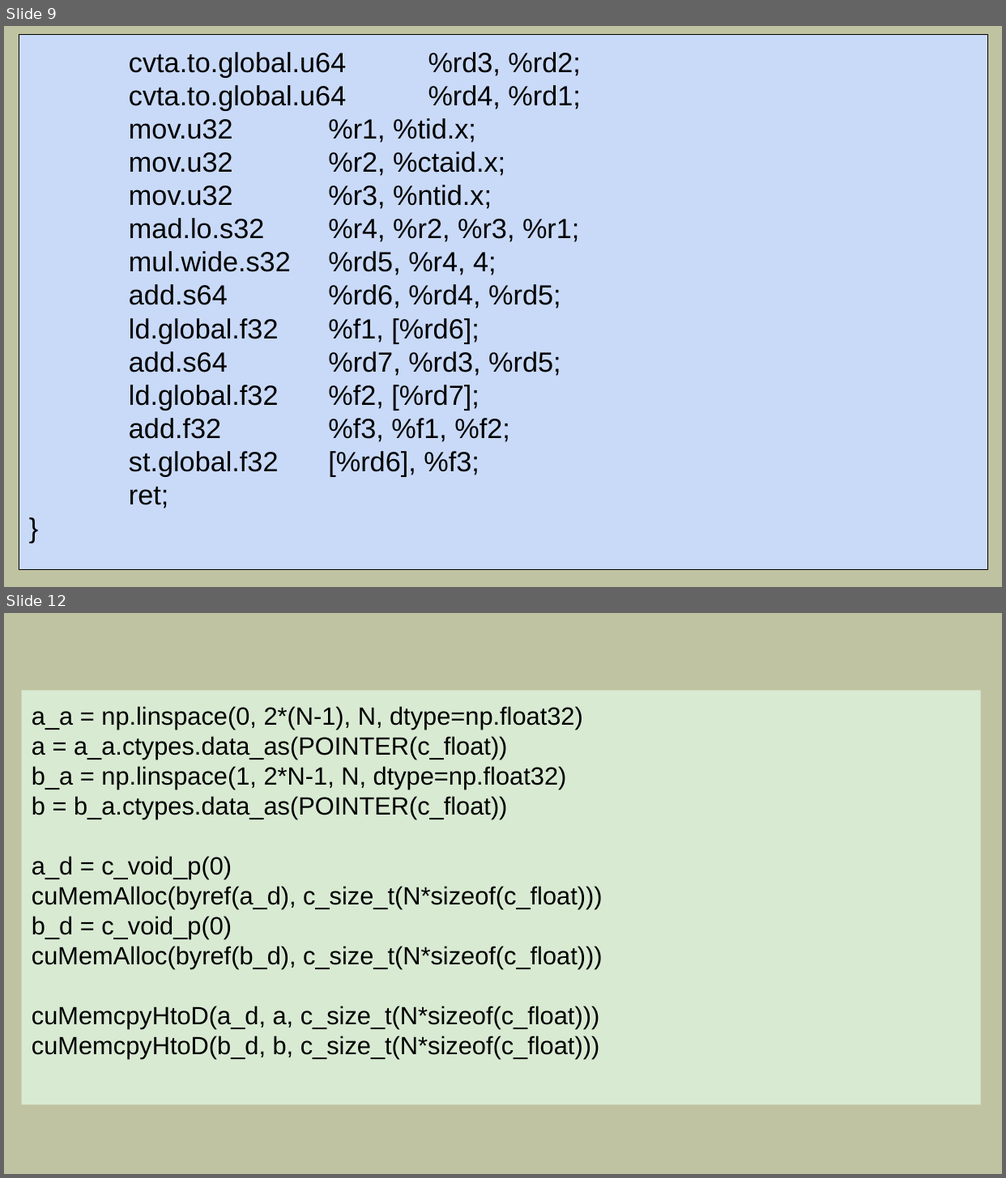
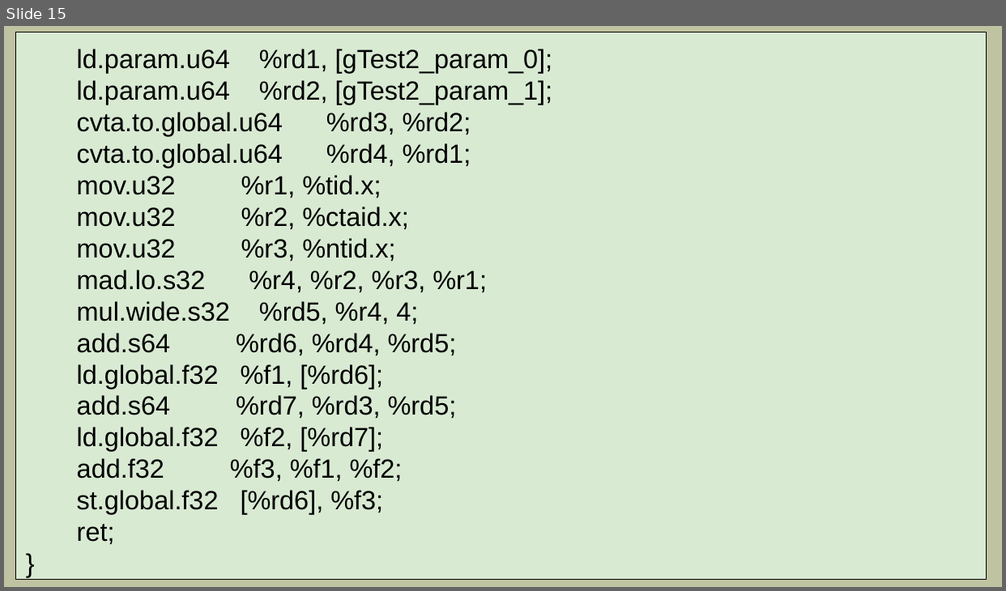
Before and after one commit to mlkv52/sibsutis_cuda_bachelors-2025, a slide deck: Лекции/pptx/Лекция8-ПГП-2025.pptx. Shown one above the other, each under a label of ours: slides 9 and 12 before the commit, slide 15 after it; the slides between them are not shown. The pictures are 1006x1178 and 1006x591 pixels, drawn with LibreOffice and Linux fonts; fonts in the diff are those of the drawing. Boxes give left, top, right and bottom in pixels: in the first picture for what was removed or moved away, otherwise in the second. Text is boxed around its words. In the diff, an @@ line names an element or a change of style, - is before the commit and + after.

```diff
--- a/Лекции/pptx/Лекция8-ПГП-2025.pptx
+++ b/Лекции/pptx/Лекция8-ПГП-2025.pptx
@@ slide 12 removed at bbox=[4, 613, 1002, 1174], background #C0C3A1 @@
@@ rectangle removed at bbox=[22, 690, 981, 1105] @@
-a_a = np.linspace(0, 2*(N-1), N, dtype=np.float32)
-a = a_a.ctypes.data_as(POINTER(c_float))
-b_a = np.linspace(1, 2*N-1, N, dtype=np.float32)
-b = b_a.ctypes.data_as(POINTER(c_float))
-a_d = c_void_p(0)
-cuMemAlloc(byref(a_d), c_size_t(N*sizeof(c_float)))
-b_d = c_void_p(0)
-cuMemAlloc(byref(b_d), c_size_t(N*sizeof(c_float)))
-cuMemcpyHtoD(a_d, a, c_size_t(N*sizeof(c_float)))
-cuMemcpyHtoD(b_d, b, c_size_t(N*sizeof(c_float)))
@@ what was slide 9 is now slide 15 @@
@@ slide 15 changed as well @@
@@ rectangle "ld.param.u64 %rd1, [gTest2_param_0];": place and size @@
-rectangle "ld.param.u64 %rd1, [gTest2_param_0];" at bbox=[19, 35, 988, 570]
+rectangle "ld.param.u64 %rd1, [gTest2_param_0];" at bbox=[16, 32, 986, 580]
@@ rectangle "ld.param.u64 %rd1, [gTest2_param_0];" at bbox=[16, 32, 986, 580]: fill #C9DAF8 to #D9EAD3 @@
@@ text in rectangle at bbox=[77, 49, 553, 105]: paragraphs added @@
+ld.param.u64 %rd1, [gTest2_param_0];
+ld.param.u64 %rd2, [gTest2_param_1];
@@ text in rectangle at bbox=[77, 112, 487, 544]: size 20 to 19 pt in "cvta.to.global.u64 %rd3, %rd2;", "cvta.to.global.u64 %rd4, %rd1;", "mov.u32 %r1, %tid.x;", "mov.u32 %r2, %ctaid.x;" and 11 more places @@
```
Also in this commit, not shown: 4 other slides changed, 26 slides added, 8 other slides removed, 6 other files.
